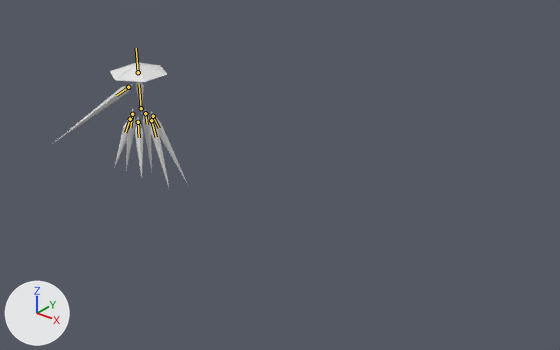
A saved change to the glTF model glb_imports/ClarityDressShardsMaster.glb.
Rendered twice from a 50 mm lens placed at (131.4, -112.5, 69.5), pointed at (34.2, 8.9, -5.8). The lights are fixed; the arrows at lower left show +X, +Y and +Z. The picture after the commit comes second. The bones that bend it are drawn over the model as lines.

In view in the first picture: 'Arm', 'BackLeft', 'BackRight', 'Center', 'FrontLeft', 'FrontRight', 'Hat', 'MiddleLeft', 'MiddleRight'.
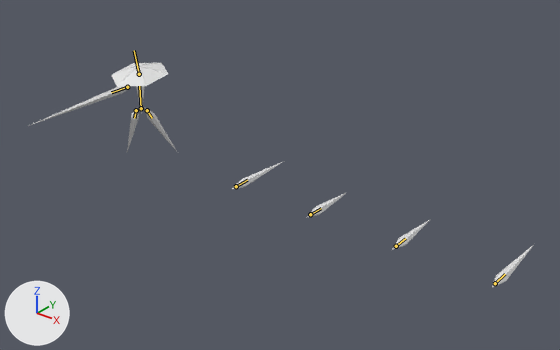
The newer file adds an action. The first version stands in its rest pose; the second is drawn at frame 108 of the action 'QuadShardSemicircleSequence2'.

What the commit changed:
Bone 'Center' (bone_center) turns from (0, 0, 0) to (3, 9, -6) degrees about its own x, y and z.
Bone 'Hat' (bone_hat) turns from (0, 0, 0) to (5, -10, 6) degrees about its own x, y and z.
Bone 'Arm' (bone_arm) turns from (0, 0, 0) to (0, 0, -4) degrees about its own x, y and z.
Bone 'Middle.L' (bone_middle_l) moves from (0.0, 0.0, 0.0) to (-23.01, 15.77, 0.7).
Bone 'Middle.L' (bone_middle_l) turns from (0, 0, 0) to (-91, 2, 119) degrees about its own x, y and z.
Bone 'Front.L' (bone_front_l) moves from (0.0, 0.0, 0.0) to (-44.53, 19.82, -7.02).
Bone 'Front.L' (bone_front_l) turns from (0, 0, 0) to (-84, 12, 121) degrees about its own x, y and z.
Bone 'Back.L' (bone_back_l) moves from (0.0, 0.0, 0.0) to (1.89, -1.2, -0.57).
Bone 'Back.L' (bone_back_l) turns from (0, 0, 0) to (-27, -33, -9) degrees about its own x, y and z.
Bone 'Middle.R' (bone_middle_r) moves from (0.0, 0.0, 0.0) to (-91.56, -18.81, 1.65).
Bone 'Middle.R' (bone_middle_r) turns from (0, 0, 0) to (-90, -2, 160) degrees about its own x, y and z.
Bone 'Front.R' (bone_front_r) moves from (0.0, 0.0, 0.0) to (-71.01, -10.61, 1.16).
Bone 'Front.R' (bone_front_r) turns from (0, 0, 0) to (-77, 5, 162) degrees about its own x, y and z.
Bone 'Back.R' (bone_back_r) moves from (0.0, 0.0, 0.0) to (1.7, -0.77, 1.33).
Bone 'Back.R' (bone_back_r) turns from (0, 0, 0) to (-2, -40, -19) degrees about its own x, y and z.

Where the change shows, as pixel boxes (x1, y1, x2, y2) in the pictures (560 x 350 px):
'Hat', posed (14% taller): before (110, 62, 167, 82); after (112, 63, 168, 86)
'Arm', posed (28% wider, 33% shorter): before (54, 83, 134, 143); after (29, 86, 132, 126)
'MiddleLeft', posed: before (150, 115, 169, 186); after (231, 161, 284, 190)
'MiddleRight', posed: before (126, 110, 136, 170); after (492, 245, 533, 288)
'FrontRight', posed: before (114, 114, 132, 168); after (392, 220, 429, 250)
'FrontLeft', posed: before (135, 117, 143, 177); after (306, 193, 346, 218)
'BackRight', posed (18% wider, 26% shorter): before (142, 110, 152, 170); after (127, 108, 139, 152)
'BackLeft', posed (16% narrower, 42% shorter): before (151, 112, 188, 185); after (145, 108, 176, 150)
'Center', posed: before (135, 82, 144, 113); after (136, 86, 145, 113)
bone 'Center', root to tip: before (141, 108) to (139, 84); after (141, 108) to (139, 86)
bone 'Hat', root to tip: before (138, 72) to (136, 48); after (139, 74) to (134, 50)
bone 'Arm', root to tip: before (128, 87) to (116, 95); after (127, 87) to (111, 92)
bone 'Middle.L', root to tip: before (151, 120) to (156, 137); after (236, 186) to (247, 180)
bone 'Front.L', root to tip: before (138, 122) to (139, 137); after (310, 214) to (321, 208)
bone 'Back.L', root to tip: before (153, 116) to (159, 128); after (147, 110) to (152, 118)
bone 'Middle.R', root to tip: before (132, 114) to (130, 128); after (495, 283) to (505, 274)
bone 'Front.R', root to tip: before (130, 119) to (125, 132); after (396, 246) to (405, 238)
bone 'Back.R', root to tip: before (145, 113) to (147, 124); after (136, 110) to (134, 118)
